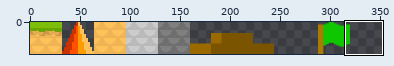
Two states of a sprite sheet, assets/newLand.png. The first picture is a wide view before the edit; the outline marks the close-up.
Close-up. First the earlier version:
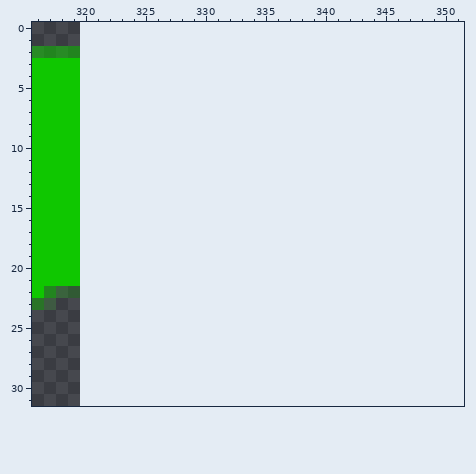
The file is 320x32 pixels. Pixels under 10% opacity are left out. Colours within 5 levels of each other are drawn and written as one. Shown: x 316..351, y 0..31. The old version is drawn lined up with the new one, on the new canvas.
New version:
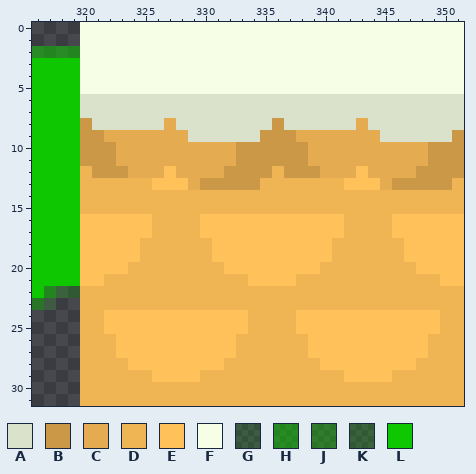
Palette (. is transparent): A #dae2cc  B #ca9847  C #e4ab50  D #efb454  E #ffc15a  F #f6ffe6  G #0dc30026  H #0dc60087  J #0fc60067  K #0ec70037  L #0fc700
Diff:
canvas 320x32 -> 352x32
y 0..5: x 320..351 ................................ -> FFFFFFFFFFFFFFFFFFFFFFFFFFFFFFFF
y 6..7: x 320..351 ................................ -> AAAAAAAAAAAAAAAAAAAAAAAAAAAAAAAA
y 8: x 320..351 ................................ -> BAAAAAACAAAAAAAABAAAAAACAAAAAAAA
y 9: x 320..351 ................................ -> BBCCCCCCCAAAAAABBBCCCCCCCAAAAAAB
y 10..11: x 320..351 ................................ -> BBBCCCCCCCCCCBBBBBBCCCCCCCCCCBBB
y 12: x 320..351 ................................ -> DBBBCCCECCCCBBBBDBBBCCCECCCCBBBB
y 13: x 320..351 ................................ -> DDDDDDEEECBBBBBDDDDDDDEEECBBBBBD
y 14..15: x 320..351 ................................ -> DDDDDDDDDDDDDDDDDDDDDDDDDDDDDDDD
y 16..17: x 320..351 ................................ -> EEEEEEDDDDEEEEEEEEEEEEDDDDEEEEEE
y 18..19: x 320..351 ................................ -> EEEEEDDDDDDEEEEEEEEEEDDDDDDEEEEE
y 20: x 320..351 ................................ -> EEEEDDDDDDDDEEEEEEEEDDDDDDDDEEEE
y 21: x 320..351 ................................ -> EEDDDDDDDDDDDDEEEEDDDDDDDDDDDDEE
y 22..23: x 320..351 ................................ -> DDDDDDDDDDDDDDDDDDDDDDDDDDDDDDDD
y 24..25: x 320..351 ................................ -> DDEEEEEEEEEEEEDDDDEEEEEEEEEEEEDD
y 26..27: x 320..351 ................................ -> DDDEEEEEEEEEEDDDDDDEEEEEEEEEEDDD
y 28: x 320..351 ................................ -> DDDDEEEEEEEEDDDDDDDDEEEEEEEEDDDD
y 29: x 320..351 ................................ -> DDDDDDEEEEDDDDDDDDDDDDEEEEDDDDDD
y 30..31: x 320..351 ................................ -> DDDDDDDDDDDDDDDDDDDDDDDDDDDDDDDD
Changed places in both close-ups, as pixel boxes (x1, y1, x2, y2):
added: (80, 22, 464, 406)
